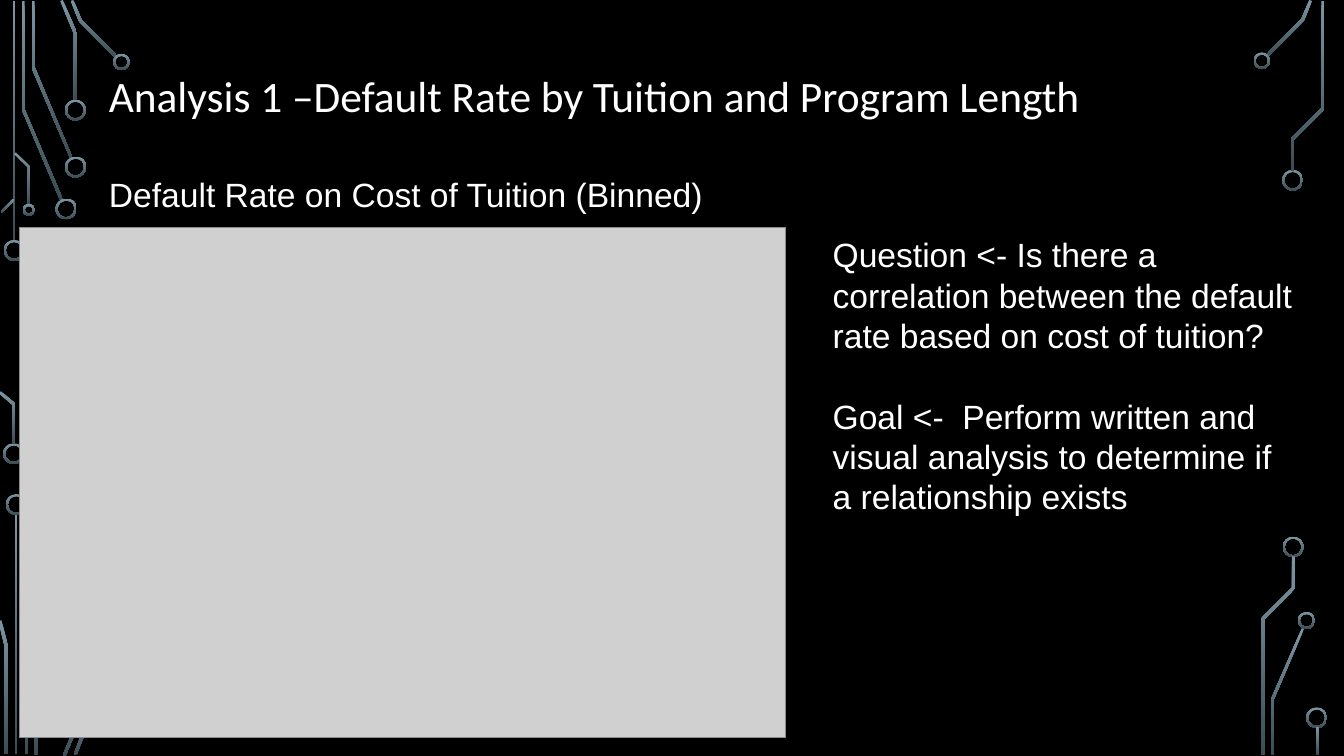
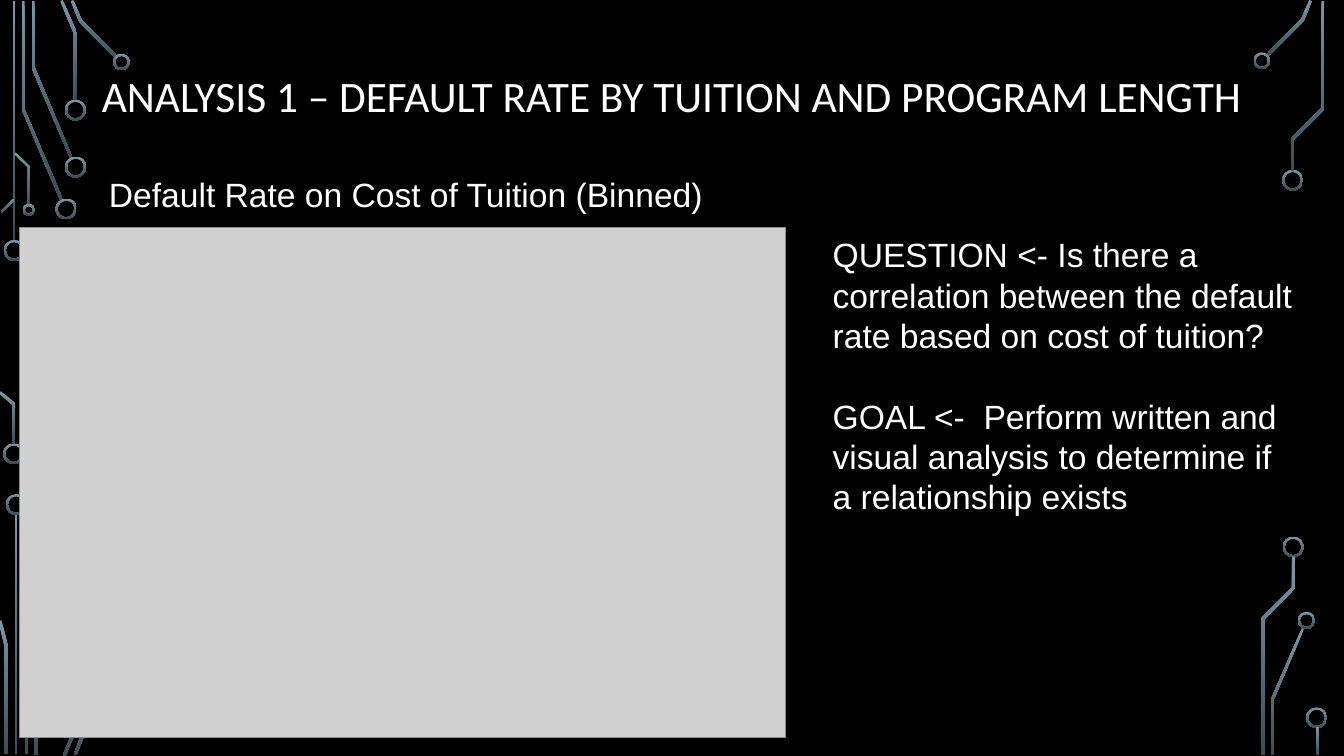
Before and after one commit to matt-pelham/rgang, a slide deck: slide 8 of Default Data Group Project - final version.pptx. Drawn at 1344x756 pixels with LibreOffice and Linux fonts; fonts in the diff are those of the drawing; grey boxes stand for pictures; background and template pictures are left out. Boxes give left, top, right and bottom in pixels: in the first picture for what was removed or moved away, otherwise in the second. Text is boxed around its words. In the diff, an @@ line names an element or a change of style, - is before the commit and + after.

```diff
--- a/Default Data Group Project - final version.pptx
+++ b/Default Data Group Project - final version.pptx
@@ text at <box>102,84,1241,113</box>: text changed @@
-Analysis 1 –Default Rate by Tuition and Program Length
+ANALYSIS 1 – DEFAULT RATE BY TUITION AND PROGRAM LENGTH
@@ text at <box>833,242,1292,516</box>: text changed @@
-Question <- Is there a correlation between the default rate based on cost of tuition?
-Goal <- Perform written and visual analysis to determine if a relationship exists
+QUESTION <- Is there a correlation between the default rate based on cost of tuition?
+GOAL <- Perform written and visual analysis to determine if a relationship exists
```
Also in this commit, not shown: 15 other slides changed.
